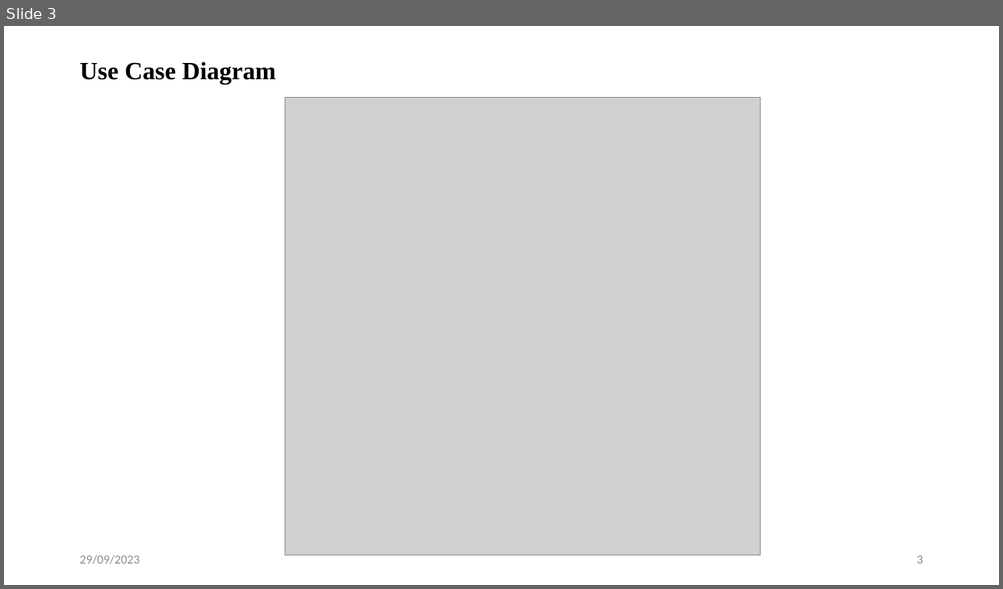
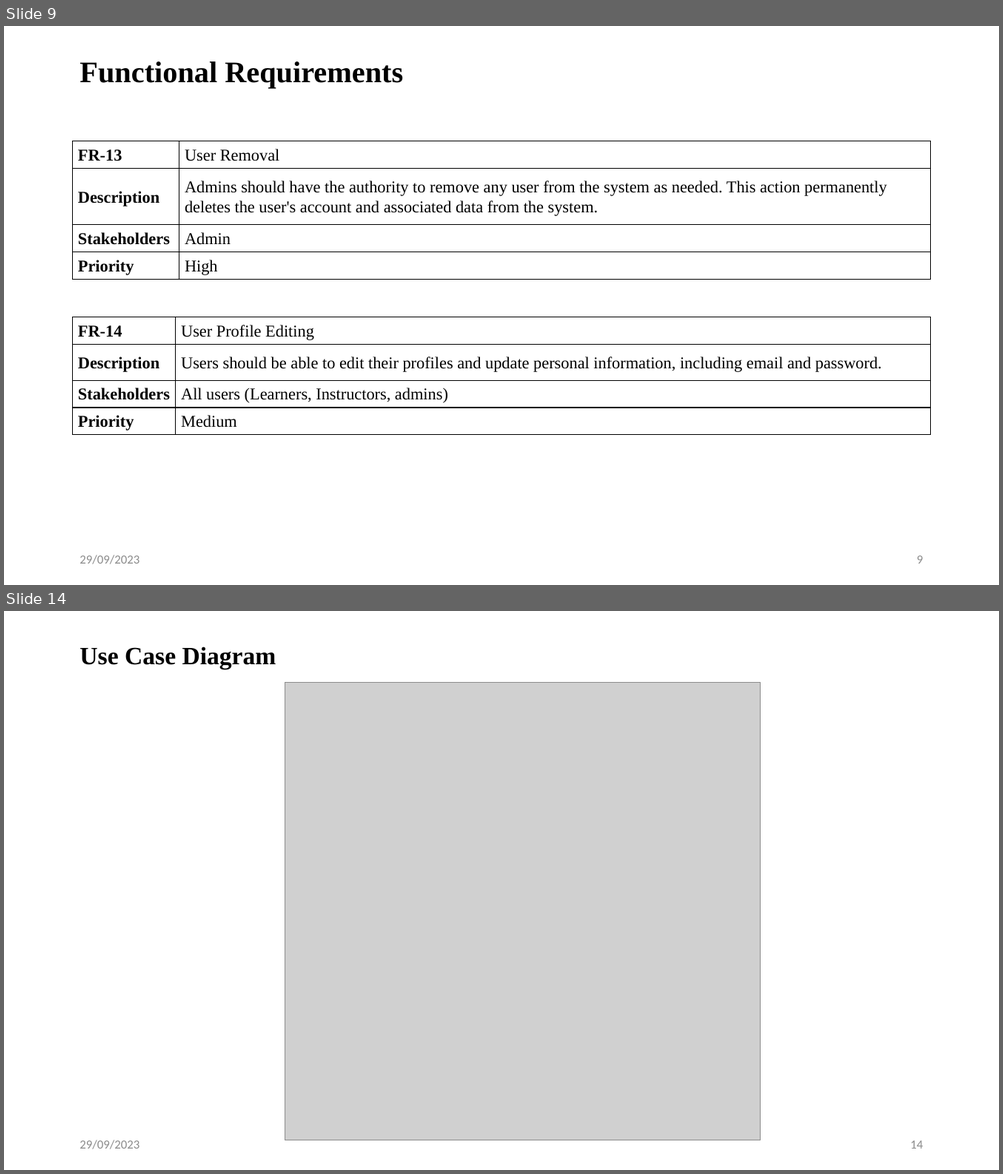
Before and after one commit to iprosenjitp/Tech-School, a slide deck: Materials/Mid Defense.pptx. Shown one above the other, each under a label of ours: slide 3 before the commit, slides 9 and 14 after it; the slides between them are not shown. The pictures are 1003x589 and 1003x1174 pixels, drawn with LibreOffice and Linux fonts; fonts in the diff are those of the drawing; grey boxes stand for pictures. Boxes give left, top, right and bottom in pixels: in the first picture for what was removed or moved away, otherwise in the second. Text is boxed around its words. In the diff, an @@ line names an element or a change of style, - is before the commit and + after.

```diff
--- a/Materials/Mid Defense.pptx
+++ b/Materials/Mid Defense.pptx
@@ slide 9 added at (4, 26, 999, 585), background #FFFFFF @@
@@ title added at (79, 62, 403, 89), 28.8 pt, text #000000, bold @@
+Functional Requirements
@@ table added at (73, 141, 930, 280), 4 rows, 2 columns @@
+FR-13 | User Removal
+Description | Admins should have the authority to remove any user from the system as needed. This action permanently deletes the user's account and associated data from the system.
+Stakeholders | Admin
+Priority | High
@@ table added at (73, 317, 930, 449), 4 rows, 2 columns @@
+FR-14 | User Profile Editing
+Description | Users should be able to edit their profiles and update personal information, including email and password.
+Stakeholders | All users (Learners, Instructors, admins)
+Priority | Medium
@@ text added at (79, 555, 139, 565), 12 pt, text #8C8C8C @@
+29/09/2023
@@ page number added at (916, 556, 922, 564), 12 pt, text #8C8C8C @@
+9
@@ what was slide 3 is now slide 14 @@
@@ page number at (910, 1141, 922, 1149): text changed @@
-3
+14
```
Also in this commit, not shown: 1 slide changed, 10 other slides added, 1 other file.
